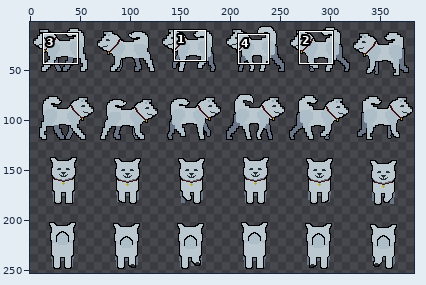
Edited in one commit: sprite sheet (Assets/Sprites/Milo.png). The first picture is a wide view before the edit; the outline marks the close-up.
Close-up. Before the commit:
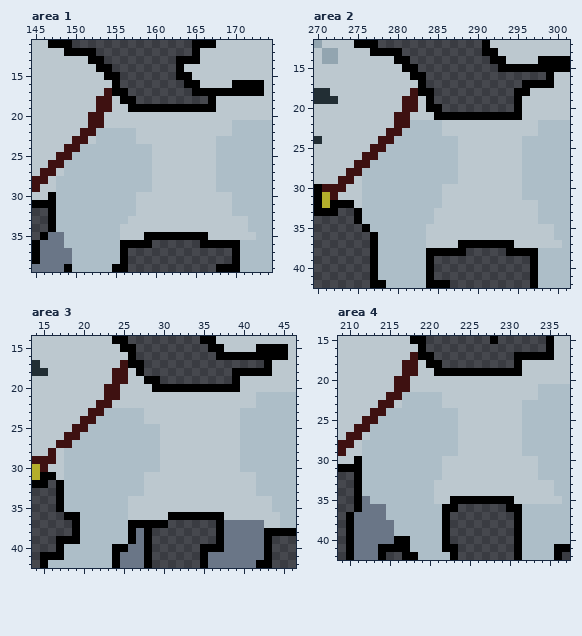
The file is 384x256 pixels. Colours within 5 levels of each other are drawn and written as one. Shown: area 1: x 145..174, y 11..39; area 2: x 270..301, y 12..42; area 3: x 14..46, y 14..42; area 4: x 209..237, y 15..42. The old version is drawn lined up with the new one. The wide view leaves out empty margins. The commit also changed other parts of the picture, which this record leaves out.
The result:
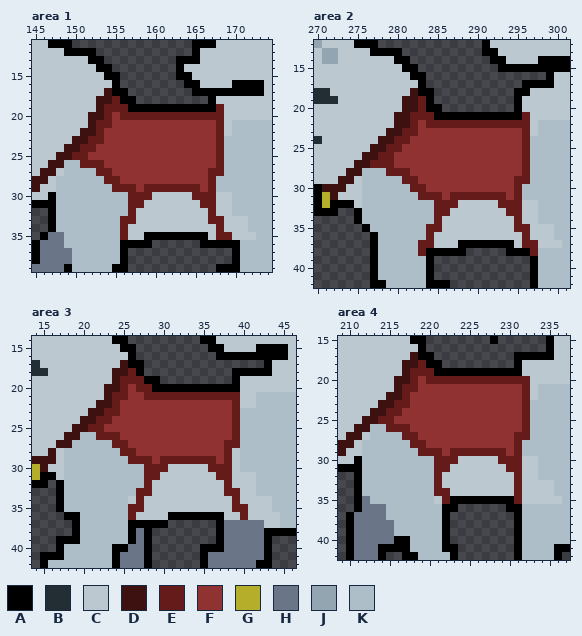
Palette (. is transparent): A #000000  B #222e34  C #bcc8cf  D #3e1111  E #661b1b  F #913232  G #b4ae2b  H #6a7687  J #92a5b0  K #adbec8
What changed:
drawings rearranged on the sheet (the old picture shows each at its new place)
Changed rows in their new state; - is an unchanged pixel.
Area 1:
first column x 150:
18 -----E--------------
19 ----EEE-----------E-
20 ----EFEEEEEEEEEEEEE-
21 ---EEFFFFFFFFFFFFFE-
22 ---EFFFFFFFFFFFFFFE-
23 --EEFFFFFFFFFFFFFFE-
24 -EEFFFFFFFFFFFFFFFE-
25 EEFFFFFFFFFFFFFFFFE-
26 -EEEFFFFFFFFFFFFFFE-
27 ---EEFFFFFFFFFFFFEE-
28 ----EEFFFFFFFFFFFE--
29 -----EEEFEEEEEEEFE--
30 -------EEE-----EEE--
31 -------EE-------EE--
32 -------E---------E--
33 ------EE---------EE-
34 ------E-----------E-
35 ------E-----------EE
Area 2:
first column x 277:
19 ------E--------------
20 ------E--------------
21 -----EEE-----------E-
22 -----EFEEEEEEEEEEEEE-
23 ----EEFFFFFFFFFFFFFE-
24 ---EEFFFFFFFFFFFFFFE-
25 --EEFFFFFFFFFFFFFFFE-
26 -EEFFFFFFFFFFFFFFFFE-
27 EEEFFFFFFFFFFFFFFFFE-
28 --EEEFFFFFFFFFFFFFFE-
29 ----EEFFFFFFFFFFFFEE-
30 -----EEFFFFFFFFFFFE--
31 ------EEEFEEEEEEEFE--
32 --------EEE-----EEE--
33 --------EE-------EE--
34 --------E---------E--
35 -------EE---------EE-
36 -------E-----------E-
37 ------EE-----------EE
38 ------E-------------E
Area 3:
first column x 21:
18 -----E--------------
19 ----EEE-------------
20 ----EFEE------------
21 ---EEFFEEEEEEEEEEEE-
22 ---EFFFFFFFFFFFFFFE-
23 --EEFFFFFFFFFFFFFFE-
24 -EEFFFFFFFFFFFFFFFE-
25 EEFFFFFFFFFFFFFFFFE-
26 -EEEFFFFFFFFFFFFFFE-
27 ---EEFFFFFFFFFFFFEE-
28 ----EEFFFFFFFFFFFE--
29 -----EEEFEEEEEEEFE--
30 -------EEE-----EEE--
31 -------EE-------EE--
32 -------E---------E--
33 ------EE---------EE-
34 ------E-----------E-
35 -----EE-----------EE
36 -----E-------------E
Area 4:
first column x 214:
18 -----E-------------
19 ----EEE------------
20 ----EFEEEEEEEEEEEEE
21 ---EEFFFFFFFFFFFFFE
22 ---EFFFFFFFFFFFFFFE
23 --EEFFFFFFFFFFFFFFE
24 -EEFFFFFFFFFFFFFFFE
25 EEFFFFFFFFFFFFFFFFE
26 -EEEFFFFFFFFFFFFFFE
27 ---EEFFFFFFFFFFFFEE
28 ----EEFFFFFFFFFFFE-
29 -----EEEFEEEEEEEFE-
30 -------EEE-----EEE-
31 -------EE-------EE-
32 -------E---------E-
33 -------E---------E-
34 -------EE--------E-
35 --------E--------E-
Pixel boxes of the changes (left, top, right, bottom) in both close-ups:
changed: (72, 96, 232, 240)
changed: (370, 96, 538, 256)
changed: (88, 368, 248, 520)
changed: (378, 360, 530, 504)
